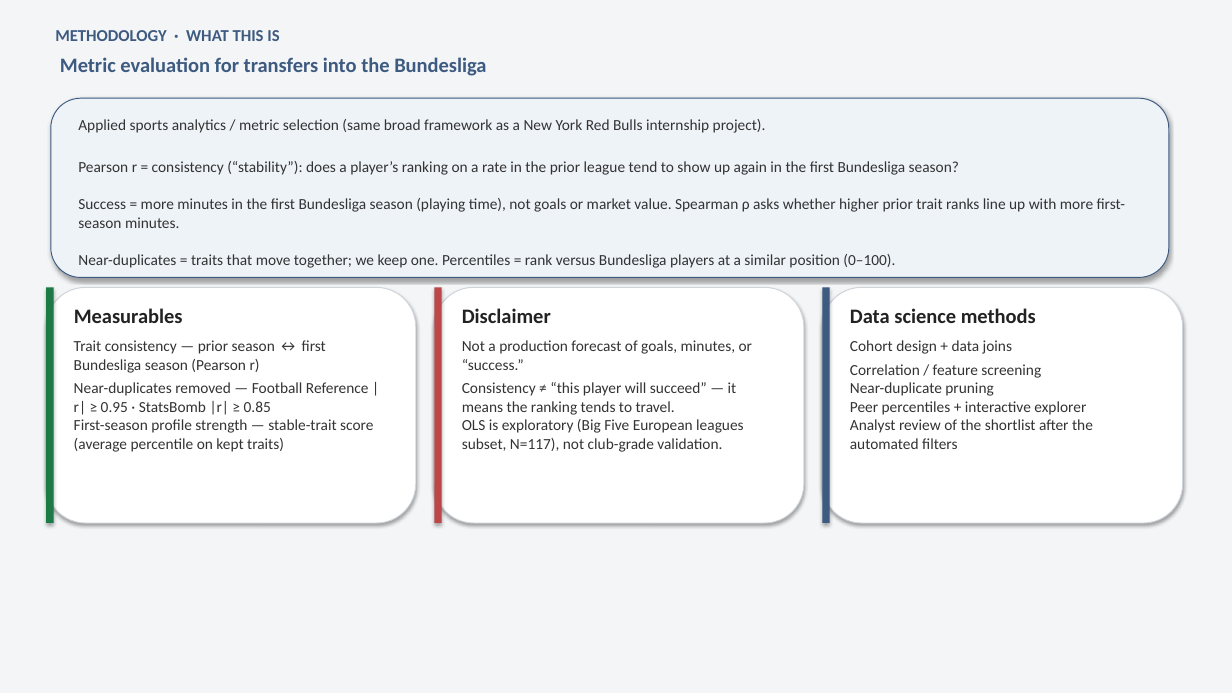
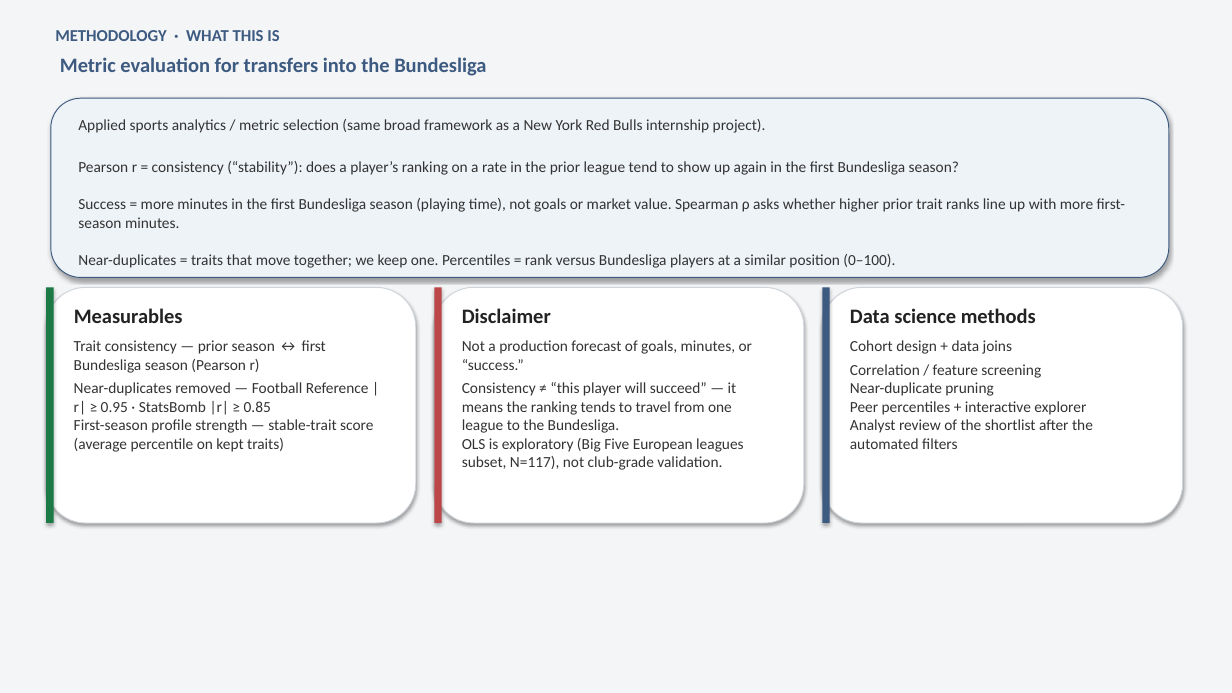
Before and after one commit to colbymorris08/bundesliga-transfer-traits, a slide deck: slide 5 of bundesliga_transfer_traits.pptx. Drawn at 1232x693 pixels with LibreOffice and Linux fonts; fonts in the diff are those of the drawing. Boxes give left, top, right and bottom in pixels: in the first picture for what was removed or moved away, otherwise in the second. Text is boxed around its words. In the diff, an @@ line names an element or a change of style, - is before the commit and + after.

```diff
--- a/bundesliga_transfer_traits.pptx
+++ b/bundesliga_transfer_traits.pptx
@@ text at box(462, 382, 737, 433): text changed @@
-Consistency ≠ “this player will succeed” — it means the ranking tends to travel.
+Consistency ≠ “this player will succeed” — it means the ranking tends to travel from one league to the Bundesliga.
```
Also in this commit, not shown: 4 other slides changed.
